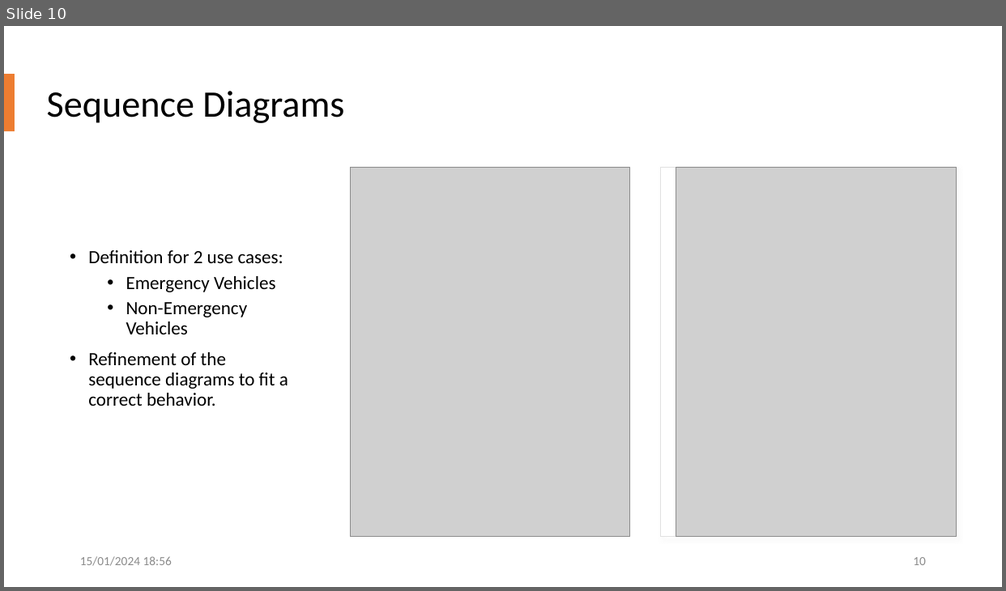
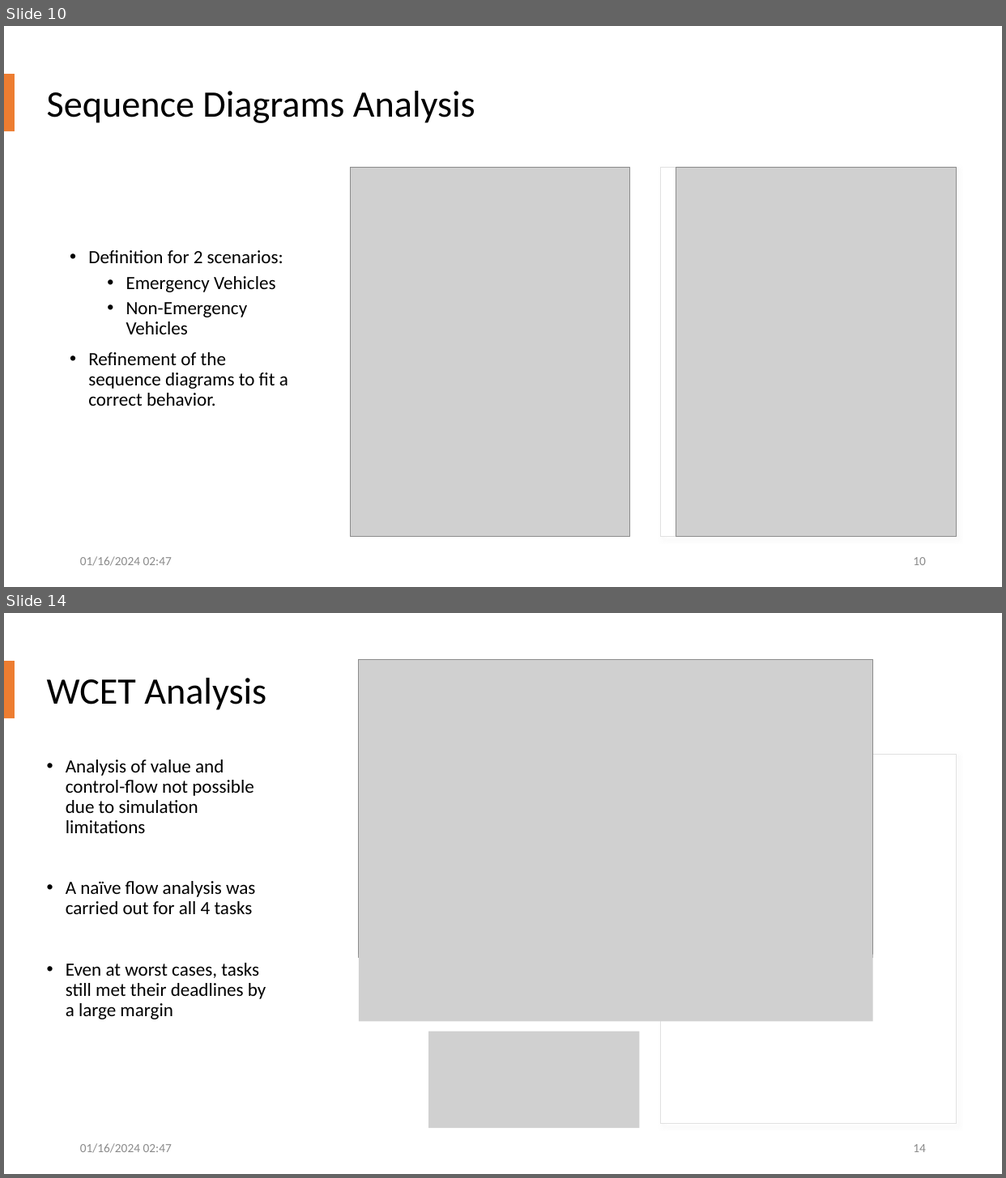
Before and after one commit to allerter/ESE-Smart-City, a slide deck: Requirements/Presentations/Presentation_Merge.pptx. Shown one above the other, each under a label of ours: slide 10 before the commit, slides 10 and 14 after it; the slides between them are not shown. The pictures are 1006x591 and 1006x1178 pixels, drawn with LibreOffice and Linux fonts; fonts in the diff are those of the drawing; grey boxes stand for pictures. Boxes give left, top, right and bottom in pixels: in the first picture for what was removed or moved away, otherwise in the second. Text is boxed around its words. In the diff, an @@ line names an element or a change of style, - is before the commit and + after.

```diff
--- a/Requirements/Presentations/Presentation_Merge.pptx
+++ b/Requirements/Presentations/Presentation_Merge.pptx
@@ slide 14 added at <box>4,613,1002,1174</box>, background #FFFFFF @@
@@ rectangle added at <box>4,661,15,718</box>, fill #ED7D31 @@
@@ picture added at <box>359,659,873,958</box> @@
@@ title added at <box>47,678,266,710</box>, 36 pt, text #000000 @@
+WCET Analysis
@@ rectangle added at <box>661,754,957,1123</box>, fill #FFFFFF, outline #E1E1E1 0.75 pt @@
@@ text added at <box>66,760,266,1020</box>, 18 pt, text #000000 @@
+• Analysis of value and control-flow not possible due to simulation limitations
+• A naïve flow analysis was carried out for all 4 tasks
+• Even at worst cases, tasks still met their deadlines by a large margin
@@ picture added at <box>359,954,873,1022</box> @@
@@ picture added at <box>428,1032,640,1128</box> @@
@@ text added at <box>80,1144,172,1153</box>, 12 pt, text #8C8C8C @@
+01/16/2024 02:47
@@ page number added at <box>913,1144,926,1152</box>, 12 pt, text #8C8C8C @@
+14
@@ slide 10 changed as well @@
@@ title at <box>47,91,475,123</box>: text changed @@
-Sequence Diagrams
+Sequence Diagrams Analysis
@@ text at <box>88,250,283,263</box>: text changed @@
-• Definition for 2 use cases:
+• Definition for 2 scenarios:
@@ text at <box>80,557,172,566</box>: text changed @@
-15/01/2024 18:56
+01/16/2024 02:47
```
Also in this commit, not shown: 25 other slides changed, 3 other slides added, 2 other files.
